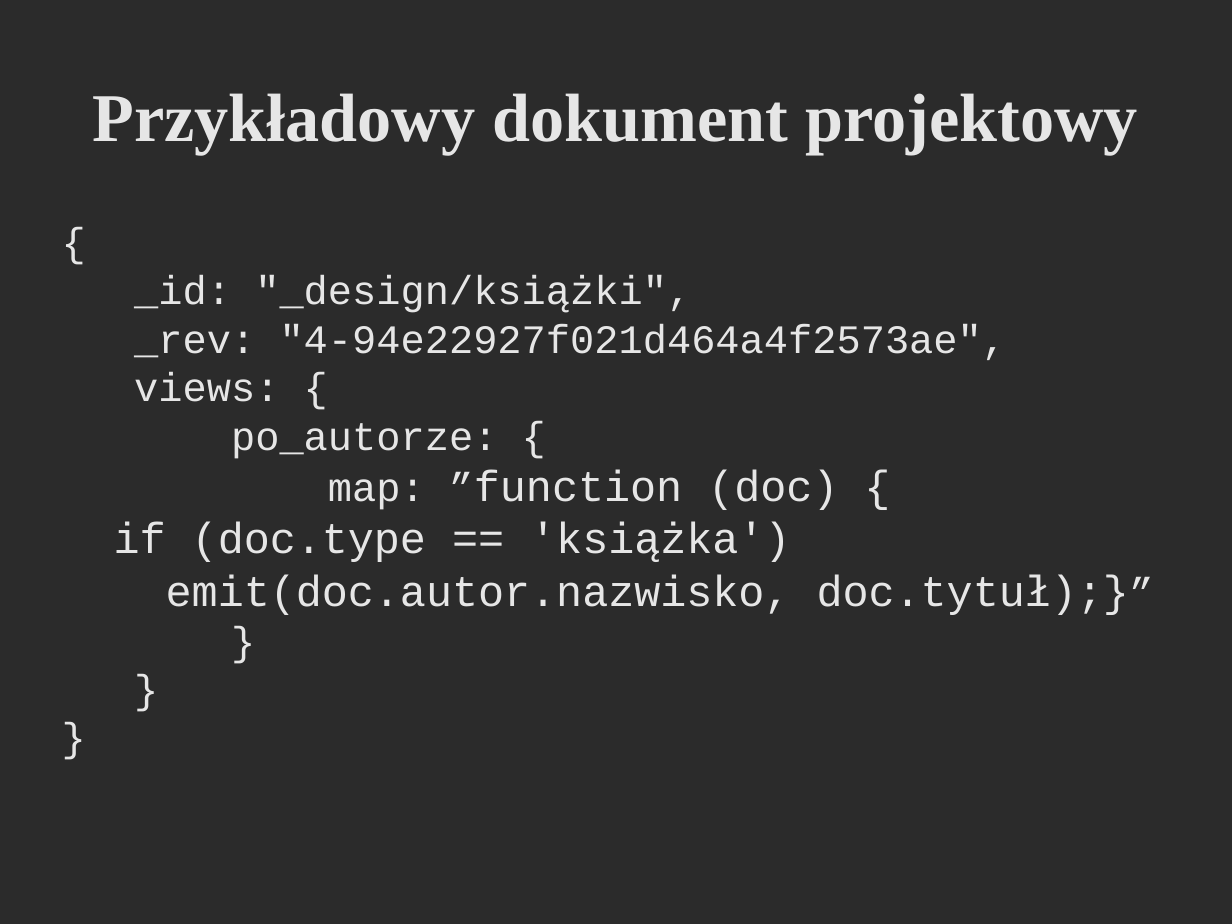
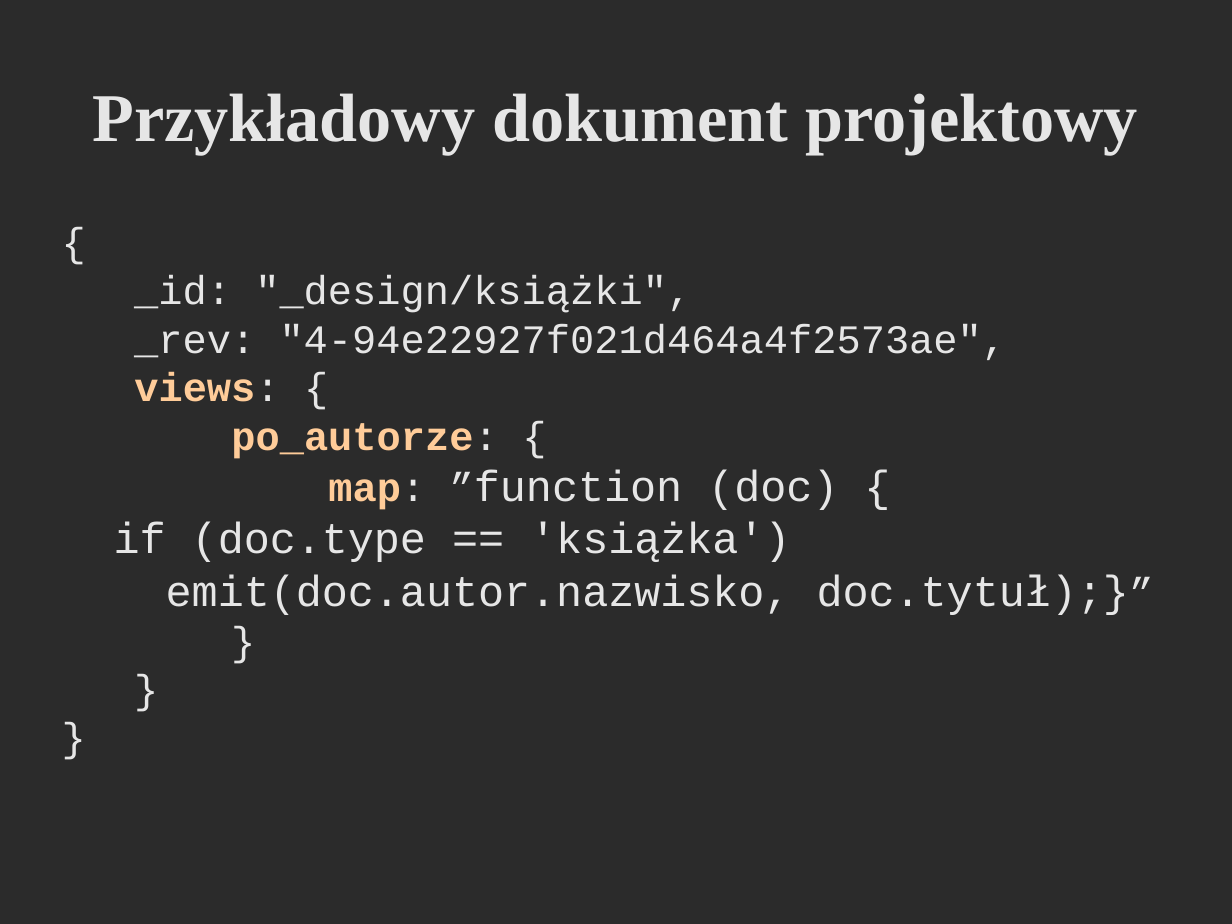
Before and after one commit to godfryd/checking-couchdb, a slide deck: slide 10 of checking-couchdb.odp. Drawn at 1232x924 pixels with LibreOffice and Linux fonts; fonts in the diff are those of the drawing; background and template pictures are left out; a plain dark background stands for a picture behind light text. Boxes give left, top, right and bottom in pixels: in the first picture for what was removed or moved away, otherwise in the second. Text is boxed around its words. In the diff, an @@ line names an element or a change of style, - is before the commit and + after.

```diff
--- a/checking-couchdb.odp
+++ b/checking-couchdb.odp
@@ text at [134, 372, 838, 510]: text colour #E6E6E6 to #FFCC99, bold on in "views:", "po_autorze:", "map:" @@
```
Also in this commit, not shown: 8 other slides changed, 6 slides added, 5 slides removed.
